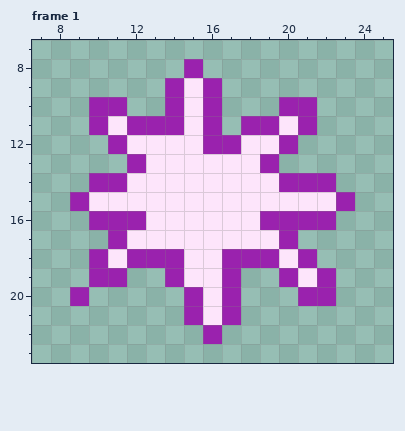
Edited in one commit: pixel-art file (_Data/FX/LaserHit.aseprite). The picture above is the old version.
32x32 pixels, 4 frames. Shown: frame 1: x 7..25, y 7..23. The commit also changed other frames, which this record leaves out.
And afterwards:
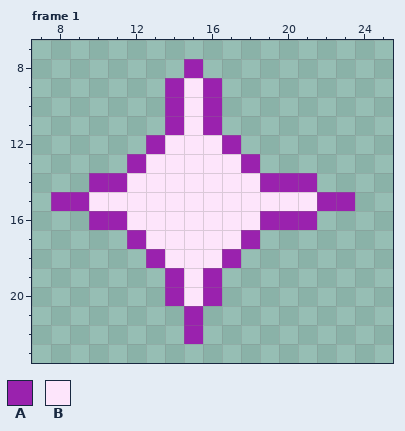
Palette (. is transparent): A #9a22ae  B #fde5fb
What changed:
Frame 1:
Colour A is added in row 15 at x 8; in row 20 at x 14; in row 22 at x 15.
Colour A replaces colour B in row 12 at x 13; in row 13 at x 18; in row 14 at x 19; in row 15 at x 22; in row 17 at x 12 and 18; in rows 19 to 20 at x 16.
Colour B replaces colour A in row 12 at x 16; in row 16 at x 12; in row 18 at x 14; in row 20 at x 15.
The author cleared colour A in row 10 at x 10 to 11 and 20 to 21; in row 11 at x 10, 12 to 13, 18 to 19 and 21; in row 12 at x 11 and 20; in row 13 at x 19; in row 14 at x 22; in row 16 at x 22.
The author cleared colour A in row 17 at x 11 and 20; in row 18 at x 10, 12, 18 to 19 and 21; in row 19 at x 10 to 11, 17, 20 and 22; in row 20 at x 9, 17 and 21 to 22; in row 21 at x 17; in row 22 at x 16.
The author cleared colour B in row 11 at x 11 and 20; in row 12 at x 12 and 18 to 19; in row 17 at x 19; in row 18 at x 11 and 20; in row 19 at x 21; in row 21 at x 16.
Boxes around the changes in both pictures, in picture pixels (x1, y1, x2, y2):
changed: (51, 97, 336, 344)
